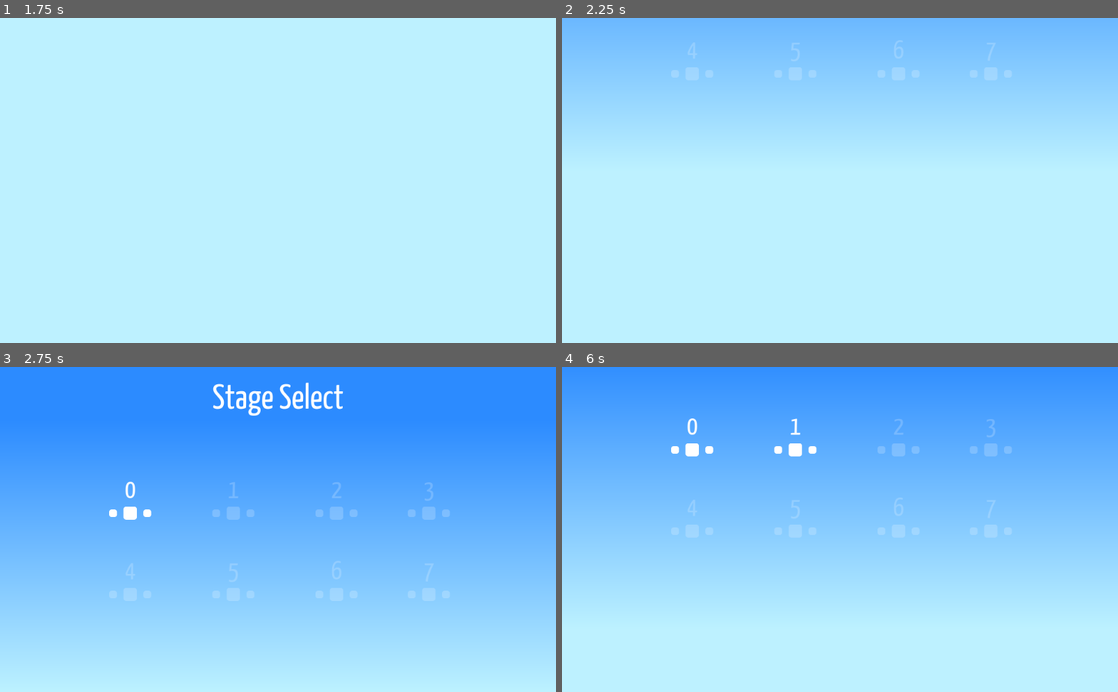
Above: before the commit, frames 1-4 (two rows, left to right).
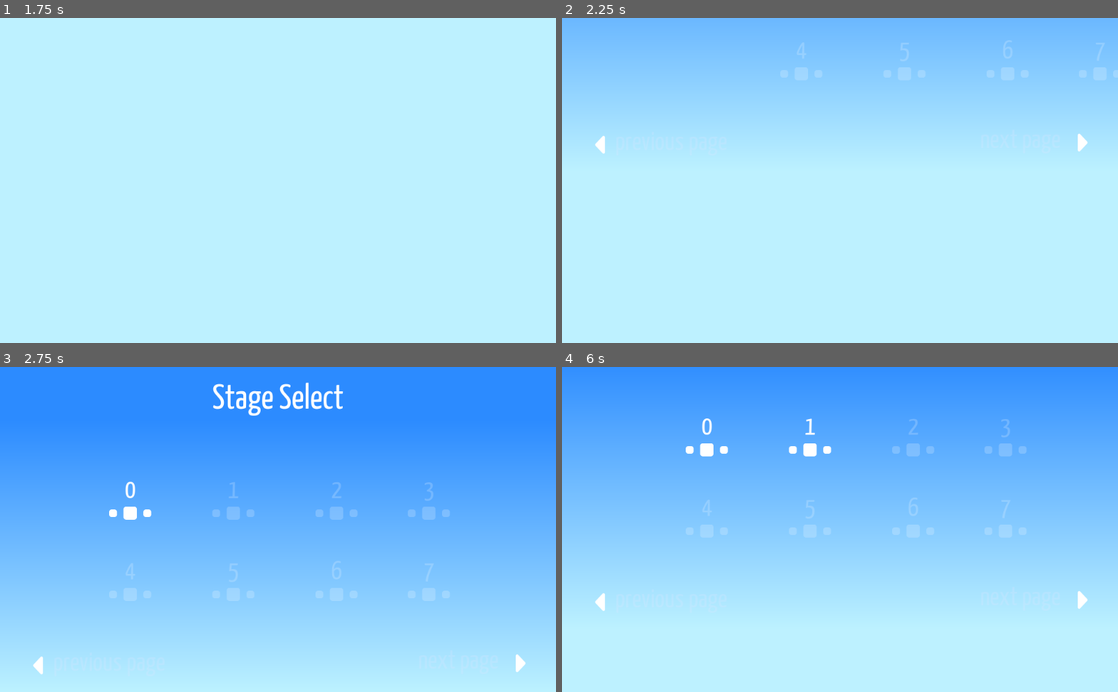
Above: after the commit, the same moments.

Repository: uspgamedev/skyjammers
Game: Godot game, scene res://menus/title/main.tscn
Two runs of this game, one before a commit and one after it. Both use one fixed random seed, a clock stepped at 60 frames per second and the inputs below. Sound files missing from this copy of the repository are replaced by a short silence.
Inputs:
- Up to frame 1 (1.75 s): hold Space (action_play) 0.53-1.28 s; tap Space (action_play) at 1.35 s
- Up to frame 2 (2.25 s): tap Enter at 2 s; hold Space (action_play) from 2.03 s (still down)
- Up to frame 3 (2.75 s): keep holding Space (action_play)
- Up to frame 4 (6 s): release Space (action_play) at 2.75 s; click "0" at 2.75 s; tap Space (action_play) at 3.6, 5.1 s; hold Space (action_play) 4.28-5.03 s; hold Space (action_play) from 5.78 s (still down)

Frame 1 is identical in both runs. In frame 2, 0.3% of the frame differs, in the area x 6-98%, y 6-42%; in frame 3, 0.1%; in frame 4, 1.4%, in the area x 6-95%, y 15-75%.

Commit message:
Pages!

Diff:
--- a/game/menus/stage-selector/StageSelector.gd
+++ b/game/menus/stage-selector/StageSelector.gd
@@ -1,6 +1,8 @@
 extends Control
 
 onready var audioManager = get_node("AudioManager")
+
+var current_page
 
 func _set_offset(y):
 	self.rect_position.y = y
@@ -9,23 +11,42 @@
 
 func _ready():
 	audioManager.playBGM("LevelSelect")
-	load_buttons(0)
+	$FadeInTween.interpolate_method(self, "_set_offset", -1000, 0, 1,
+									Tween.TRANS_LINEAR, Tween.EASE_IN_OUT)
+	$FadeInTween.start()
+	#yield($FadeInTween, "tween_completed")
+	load_buttons(int(get_node("/root/Progress").get_last()/8))
 
 func load_buttons(page):
+	self.current_page = page
 	var total = get_node("/root/Progress").get_total() + 1
 	var count = 0 + 8*page
 	for button in $Panel/Container.get_children():
 		button.set_stage_id(count)
 		if count < $Stages.get_child_count() and count < total:
-			button.show()
+			button.disabled = false
+			if button.is_connected("pressed", self, "_on_selected"):
+				button.disconnect("pressed", self, "_on_selected")
 			button.connect("pressed", self, "_on_selected", [count])
+			button.modulate = Color(1,1,1,1)
 		else:
 			button.disabled = true
 			button.modulate = Color(1,1,1,0.2)
 		count += 1
-	$FadeInTween.interpolate_method(self, "_set_offset", -1000, 0, 1,
-									  Tween.TRANS_LINEAR, Tween.EASE_IN_OUT)
-	$FadeInTween.start()
+	var p0 = $Panel/Container.rect_position
+	$LoadButtonsTween.interpolate_property($Panel/Container, "rect_position",
+										   Vector2(2000, p0.y), p0, 1, Tween.TRANS_QUAD,
+										   Tween.EASE_OUT)
+	$LoadButtonsTween.start()
+	$Panel/NextButton.disabled = (total < (page+1)*8)
+	$Panel/PreviousButton.disabled = (page == 0)
+
+func _next_page():
+	load_buttons(self.current_page+1)
+
+func _previous_page():
+	load_buttons(self.current_page-1)
+
 
 func _on_selected(stage_id):
 	get_node("/root/StageSelector").queue_free()
--- a/game/menus/stage-selector/main.tscn
+++ b/game/menus/stage-selector/main.tscn
@@ -7,7 +7,9 @@
 [ext_resource path="res://menus/theme.tres" type="Theme" id=5]
 [ext_resource path="res://menus/YanoneKaffeesatz-Regular.ttf" type="DynamicFontData" id=6]
 [ext_resource path="res://menus/stage-selector/button.tscn" type="PackedScene" id=7]
-[ext_resource path="res://audio/AudioManager.tscn" type="PackedScene" id=8]
+[ext_resource path="res://menus/stage-selector/left.png" type="Texture" id=8]
+[ext_resource path="res://menus/stage-selector/right.png" type="Texture" id=9]
+[ext_resource path="res://audio/AudioManager.tscn" type="PackedScene" id=10]
 
 [sub_resource type="Shader" id=1]
 
@@ -60,6 +62,38 @@
 scene = ExtResource( 3 )
 
 [node name="SceneRef2" parent="Stages" index="1" instance=ExtResource( 2 )]
+
+scene = ExtResource( 4 )
+
+[node name="SceneRef3" parent="Stages" index="2" instance=ExtResource( 2 )]
+
+scene = ExtResource( 4 )
+
+[node name="SceneRef4" parent="Stages" index="3" instance=ExtResource( 2 )]
+
+scene = ExtResource( 4 )
+
+[node name="SceneRef5" parent="Stages" index="4" instance=ExtResource( 2 )]
+
+scene = ExtResource( 4 )
+
+[node name="SceneRef6" parent="Stages" index="5" instance=ExtResource( 2 )]
+
+scene = ExtResource( 4 )
+
+[node name="SceneRef7" parent="Stages" index="6" instance=ExtResource( 2 )]
+
+scene = ExtResource( 4 )
+
+[node name="SceneRef8" parent="Stages" index="7" instance=ExtResource( 2 )]
+
+scene = ExtResource( 4 )
+
+[node name="SceneRef9" parent="Stages" index="8" instance=ExtResource( 2 )]
+
+scene = ExtResource( 4 )
+
+[node name="SceneRef10" parent="Stages" index="9" instance=ExtResource( 2 )]
 
 scene = ExtResource( 4 )
 
@@ -101,6 +135,7 @@
 
 [node name="Container" type="Container" parent="Panel" index="1"]
 
+editor/display_folded = true
 anchor_left = 0.0
 anchor_top = 0.3
 anchor_right = 1.0
@@ -110,7 +145,7 @@
 mouse_default_cursor_shape = 0
 size_flags_horizontal = 1
 size_flags_vertical = 1
-_sections_unfolded = [ "Anchor", "Margin" ]
+_sections_unfolded = [ "Anchor", "Margin", "Rect" ]
 
 [node name="Button" parent="Panel/Container" index="0" instance=ExtResource( 7 )]
 
@@ -164,7 +199,93 @@
 margin_right = 840.0
 margin_bottom = 278.0
 
-[node name="AudioManager" parent="." index="2" instance=ExtResource( 8 )]
+[node name="PreviousButton" type="Button" parent="Panel" index="2"]
+
+anchor_left = 0.0
+anchor_top = 0.0
+anchor_right = 0.0
+anchor_bottom = 0.0
+margin_left = 50.0
+margin_top = 514.0
+margin_right = 320.0
+margin_bottom = 582.0
+rect_pivot_offset = Vector2( 0, 0 )
+focus_mode = 2
+mouse_filter = 0
+mouse_default_cursor_shape = 0
+size_flags_horizontal = 1
+size_flags_vertical = 1
+theme = ExtResource( 5 )
+toggle_mode = false
+enabled_focus_mode = 2
+shortcut = null
+group = null
+text = "previous page  "
+flat = false
+align = 2
+_sections_unfolded = [ "Anchor", "Margin", "Theme" ]
+
+[node name="TextureRect" type="TextureRect" parent="Panel/PreviousButton" index="0"]
+
+anchor_left = 0.0
+anchor_top = 0.3
+anchor_right = 0.0
+anchor_bottom = 0.8
+margin_right = 40.0
+rect_pivot_offset = Vector2( 0, 0 )
+mouse_filter = 1
+mouse_default_cursor_shape = 0
+size_flags_horizontal = 1
+size_flags_vertical = 1
+texture = ExtResource( 8 )
+expand = true
+stretch_mode = 6
+_sections_unfolded = [ "Anchor", "Margin", "Material" ]
+
+[node name="NextButton" type="Button" parent="Panel" index="3"]
+
+anchor_left = 0.0
+anchor_top = 0.0
+anchor_right = 1.0
+anchor_bottom = 0.0
+margin_left = 770.0
+margin_top = 510.0
+margin_right = -50.0
+margin_bottom = 578.0
+rect_pivot_offset = Vector2( 0, 0 )
+focus_mode = 2
+mouse_filter = 0
+mouse_default_cursor_shape = 0
+size_flags_horizontal = 1
+size_flags_vertical = 1
+theme = ExtResource( 5 )
+toggle_mode = false
+enabled_focus_mode = 2
+shortcut = null
+group = null
+text = "next page  "
+flat = false
+align = 0
+_sections_unfolded = [ "Anchor", "Margin", "Theme" ]
+
+[node name="TextureRect" type="TextureRect" parent="Panel/NextButton" index="0"]
+
+anchor_left = 1.0
+anchor_top = 0.3
+anchor_right = 1.0
+anchor_bottom = 0.8
+margin_left = -30.0
+rect_pivot_offset = Vector2( 0, 0 )
+mouse_filter = 1
+mouse_default_cursor_shape = 0
+size_flags_horizontal = 1
+size_flags_vertical = 1
+texture = ExtResource( 9 )
+expand = true
+stretch_mode = 6
+_sections_unfolded = [ "Anchor", "Margin", "Material" ]
+
+[node name="AudioManager" parent="." index="2" instance=ExtResource( 10 )]
 
 [node name="FadeInTween" type="Tween" parent="." index="3"]
 
@@ -174,3 +295,16 @@
 playback/active = false
 playback/repeat = false
 playback/speed = 1.0
+
+[node name="LoadButtonsTween" type="Tween" parent="." index="4"]
+
+repeat = false
+playback_process_mode = 1
+playback_speed = 1.0
+playback/active = false
+playback/repeat = false
+playback/speed = 1.0
+
+[connection signal="pressed" from="Panel/PreviousButton" to="." method="_previous_page"]
+
+[connection signal="pressed" from="Panel/NextButton" to="." method="_next_page"]
--- a/game/menus/theme.tres
+++ b/game/menus/theme.tres
@@ -4,11 +4,9 @@
 
 [sub_resource type="DynamicFont" id=1]
 
-size = 96
+size = 48
 use_mipmaps = false
 use_filter = true
-extra_spacing_top = 4
-extra_spacing_bottom = 4
 font_data = ExtResource( 1 )
 _sections_unfolded = [ "Extra Spacing", "Font", "Settings" ]
 
@@ -153,7 +151,7 @@
 
 Button/colors/font_color = Color( 1, 1, 1, 1 )
 Button/colors/font_color_disabled = Color( 0.9, 0.9, 0.9, 0.2 )
-Button/colors/font_color_hover = Color( 0.941176, 0.941176, 0.941176, 1 )
+Button/colors/font_color_hover = Color( 1, 1, 1, 1 )
 Button/colors/font_color_pressed = Color( 1, 1, 1, 1 )
 Button/constants/hseparation = 2
 Button/fonts/font = SubResource( 1 )
--- a/game/progress/progress.gd
+++ b/game/progress/progress.gd
@@ -12,13 +12,18 @@
 	var progress = File.new()
 	if !progress.file_exists(SAVEFILE):
 		total = 0
+		last = 0
 		return
 	progress.open(SAVEFILE, File.READ)
 	total = progress.get_16()
+	last = total
 	progress.close()
 
 func get_total():
 	return self.total
+
+func get_last():
+	return self.last
 
 func stage_finished():
 	self.total = max(self.total, self.last+1)
Binary file added: game/menus/stage-selector/left.png
Not shown, added: game/menus/stage-selector/left.png.import
Not shown: 1 places in game/menus/stage-selector/main.tscn that only renumber resources
Binary file added: game/menus/stage-selector/right.png
Not shown, added: game/menus/stage-selector/right.png.import
